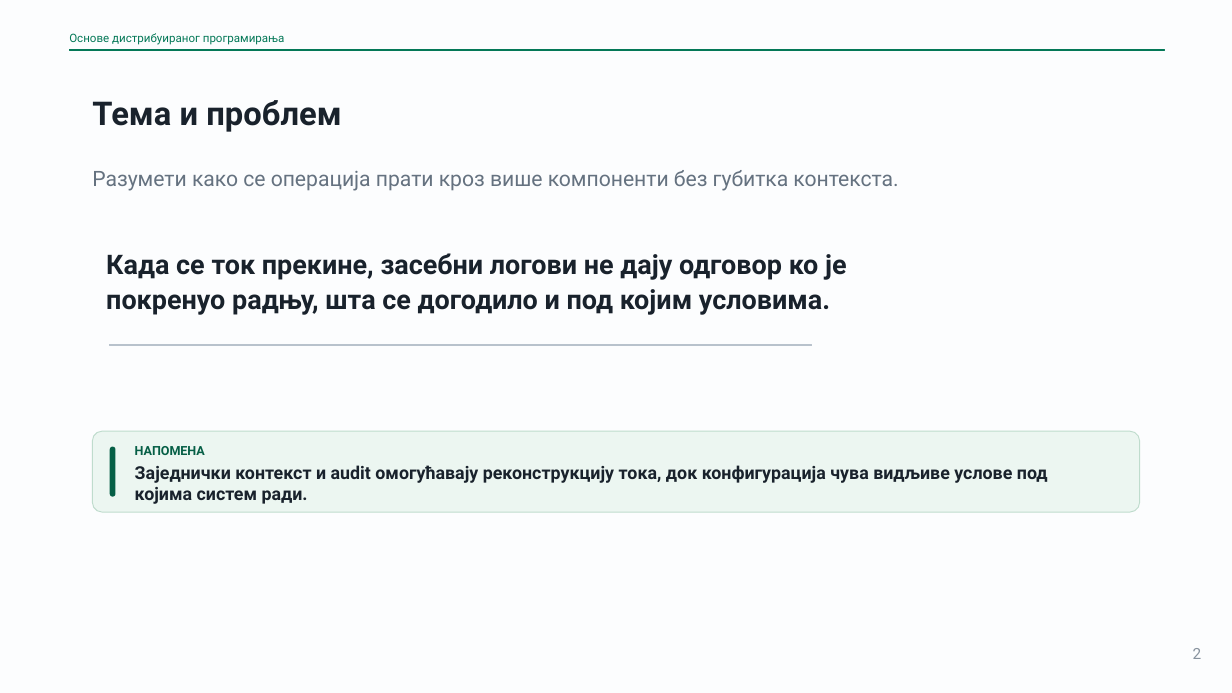
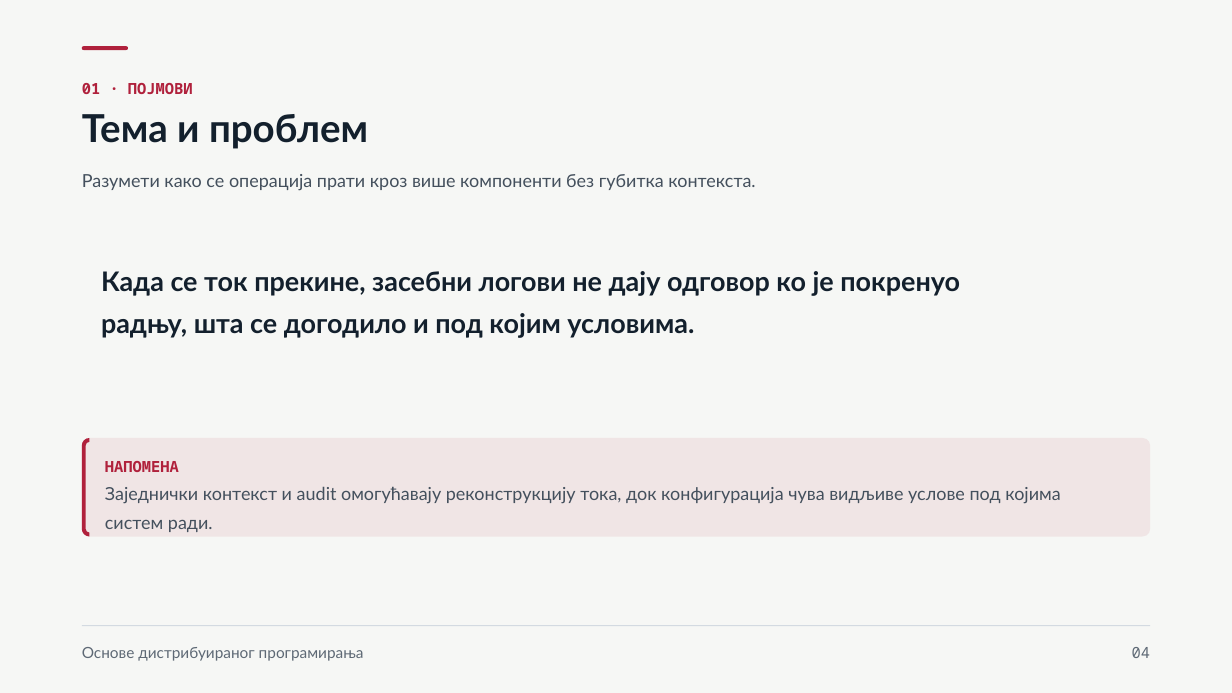
Before and after one commit to owlCoder/ftn-nastavni-materijali, a slide deck: slide 4 of 03 Osnove Distribuiranog Programiranja/02 Prezentacije/PPTX/03_Identitet_audit_observability_i_konfiguracija.pptx (slide 2 before the commit). Drawn at 1232x693 pixels with LibreOffice and Linux fonts; fonts in the diff are those of the drawing. Boxes give left, top, right and bottom in pixels: in the first picture for what was removed or moved away, otherwise in the second. Text is boxed around its words. In the diff, an @@ line names an element or a change of style, - is before the commit and + after.

```diff
--- a/03 Osnove Distribuiranog Programiranja/02 Prezentacije/PPTX/03_Identitet_audit_observability_i_konfiguracija.pptx
+++ b/03 Osnove Distribuiranog Programiranja/02 Prezentacije/PPTX/03_Identitet_audit_observability_i_konfiguracija.pptx
@@ background #FCFDFE to #F6F7F5 @@
@@ rectangle removed at box(69, 50, 1165, 51) @@
@@ rounded rectangle added at box(82, 46, 128, 50), fill #B0213C @@
@@ text added at box(82, 83, 193, 94), 12 pt, text #B0213C, bold @@
+01 · ПОЈМОВИ
@@ text "Тема и проблем": place and size @@
-text "Тема и проблем" at box(92, 100, 341, 132)
+text "Тема и проблем" at box(82, 114, 368, 149)
@@ text "Тема и проблем" at box(82, 114, 368, 149): size 25.5 to 30 pt, font Roboto to Lato, text colour #19222C to #13202D; line spacing 1.02 to 1.1 @@
@@ text "Разумети како се операција прати ...": place and size @@
-text "Разумети како се операција прати ..." at box(92, 170, 898, 191)
+text "Разумети како се операција прати ..." at box(82, 174, 755, 191)
@@ text "Разумети како се операција прати ..." at box(82, 174, 755, 191): size 16.5 to 14 pt, font Roboto to Lato, text colour #657280 to #44505D; line spacing 1.15 to 1.4 @@
@@ text at box(101, 271, 960, 338): text changed; font Roboto to Lato; text colour #19222C to #13202D @@
-Када се ток прекине, засебни логови не дају одговор ко је покренуо радњу, шта се догодило и под којим условима.
+Када се ток прекине, засебни логови не дају одговор ко је покренуо
+радњу, шта се догодило и под којим условима.
@@ rectangle removed at box(110, 345, 812, 346) @@
@@ rounded rectangle: place and size @@
-rounded rectangle at box(92, 432, 1140, 513)
+rounded rectangle at box(82, 438, 1151, 537)
@@ rounded rectangle at box(82, 438, 1151, 537): fill #ECF6F1 to #F0E5E5; outline #BFDCCD 0.75 pt to none; proportions changed @@
@@ freeform shape added at box(82, 438, 90, 537), fill #B0213C @@
@@ rounded rectangle removed at box(110, 446, 116, 496) @@
@@ text "Заједнички контекст и audit омогућавају ..." at box(105, 486, 1060, 532): vertical alignment middle to top @@
@@ text "НАПОМЕНА": place and size @@
-text "НАПОМЕНА" at box(135, 446, 205, 455)
+text "НАПОМЕНА" at box(105, 461, 179, 472)
@@ text "НАПОМЕНА" at box(105, 461, 179, 472): size 9.8 to 12 pt, font Roboto to Noto Sans Mono, text colour #065F46 to #B0213C; line spacing 1 to 1.35 @@
@@ text at box(105, 486, 1060, 532): text changed; size 13.9 to 14 pt; font Roboto to Lato; text colour #19222C to #44505D; bold off @@
-Заједнички контекст и audit омогућавају реконструкцију тока, док конфигурација чува видљиве услове под којима систем ради.
+Заједнички контекст и audit омогућавају реконструкцију тока, док конфигурација чува видљиве услове под којима
+систем ради.
@@ line added from (82, 626) to (1151, 626), #D3DAE1 0.75 pt @@
@@ text "Основе дистрибуираног програмирања": place and size @@
-text "Основе дистрибуираног програмирања" at box(69, 33, 285, 45)
+text "Основе дистрибуираног програмирања" at box(82, 647, 364, 661)
@@ text "Основе дистрибуираног програмирања" at box(82, 647, 364, 661): size 9 to 12 pt, font Roboto to Lato, text colour #047857 to #5E6975; line spacing 1.08 to 1.35 @@
@@ text added at box(1132, 647, 1150, 658), 12 pt, text #5E6975 @@
+04
@@ text removed at box(1193, 648, 1202, 659) @@
-2
```
Also in this commit, not shown: 19 other slides changed, 13 slides added, 7 other files.
